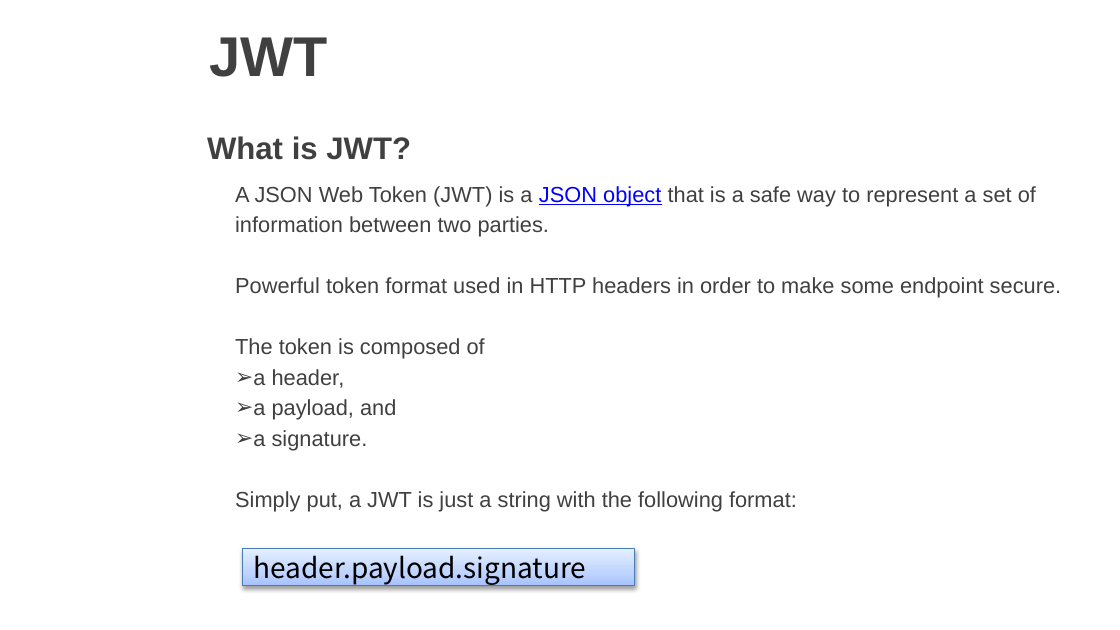
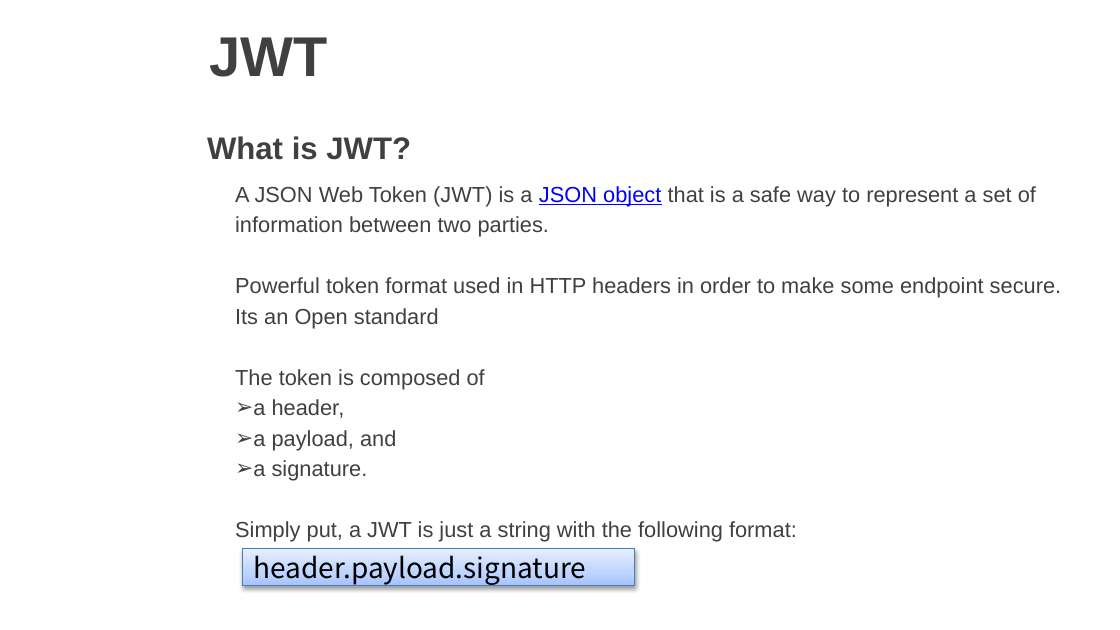
Before and after one commit to vgyureka/DotNetBig, a slide deck: slide 27 of webapiSecurity.pptx (slide 15 before the commit). Drawn at 1120x630 pixels with LibreOffice and Linux fonts; fonts in the diff are those of the drawing; background and template pictures are left out. Boxes give left, top, right and bottom in pixels: in the first picture for what was removed or moved away, otherwise in the second. Text is boxed around its words. In the diff, an @@ line names an element or a change of style, - is before the commit and + after.

```diff
--- a/webapiSecurity.pptx
+++ b/webapiSecurity.pptx
@@ text at (235,308,439,329): paragraph added @@
+Its an Open standard
```
Also in this commit, not shown: 14 slides added.
